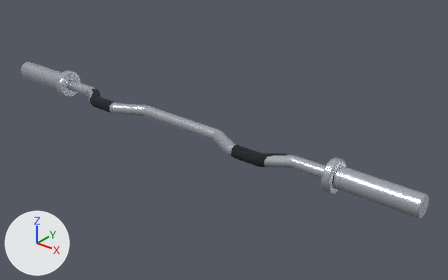
Renders of the glTF model exercise-motion/models/machines/prop-ez-bar.glb from each side of a commit.
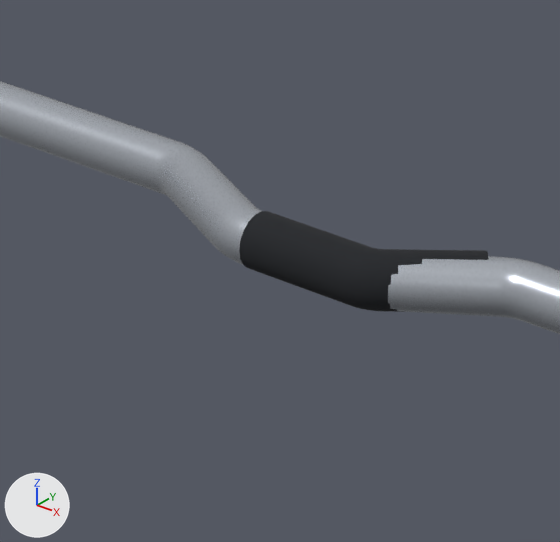
The first picture shows the older version from a camera (50 mm lens) standing at (0.958, -1.025, 0.63) and looking at (0.099, 0.049, -0.036). The close-ups show the older and then the newer version on the part from 40% to 68% of the width and 35% to 78% of the height of that picture. Only the edits that show in the close-ups are written down. Lighting does not change. The marker at lower left points along +X, +Y and +Z. Where no turn or scale is listed for an object, it has been applied to the vertices.

The first close-up shows 'frame.chrome', 'frame.grip'.
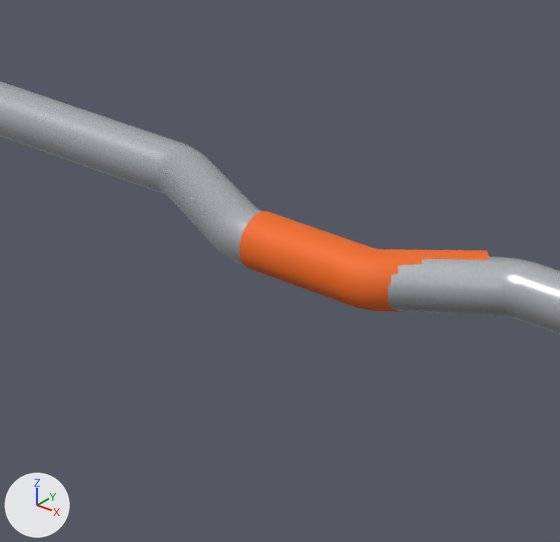
Boxes (x1, y1, x2, y2) around the edits, measured in the close-ups (560 x 542 px):
'frame.grip', recoloured (black to orange): (239, 211, 488, 312) in both

The edits, one by one:
Material 'mat_grip' (mat_mat_grip) changes colour from black #1a1d22 to orange #f26b1d; in linear values from (0.0103, 0.0123, 0.016) to (0.888, 0.147, 0.0123).
